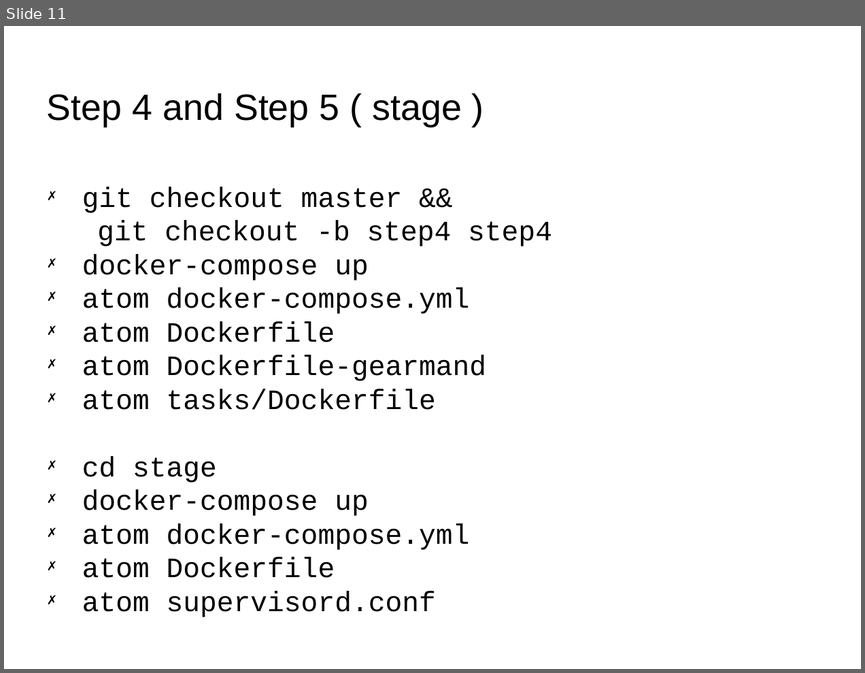
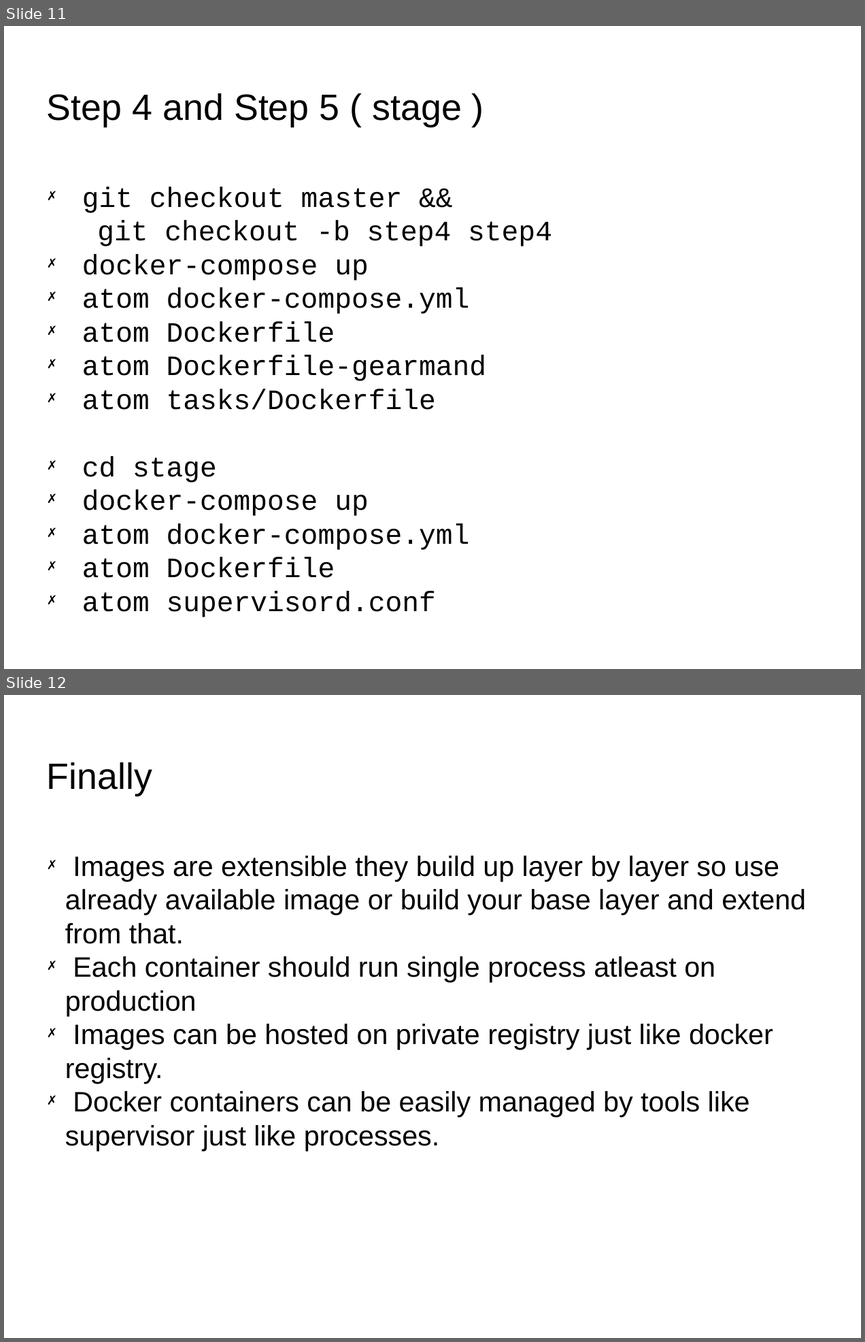
Before and after one commit to idwaker/lfdocker, a slide deck: slides.odp. Shown one above the other, each under a label of ours: slide 11 before the commit, slides 11 and 12 after it. The pictures are 865x673 and 865x1342 pixels, drawn with LibreOffice and Linux fonts; fonts in the diff are those of the drawing; background and template pictures are left out. Boxes give left, top, right and bottom in pixels: in the first picture for what was removed or moved away, otherwise in the second. Text is boxed around its words. In the diff, an @@ line names an element or a change of style, - is before the commit and + after.

```diff
--- a/slides.odp
+++ b/slides.odp
@@ slide 12 added at bbox=[4, 695, 861, 1338], background picture (left out) @@
@@ title added at bbox=[47, 762, 152, 796], 33.9 pt, text #000000 @@
+Finally
@@ subtitle added at bbox=[65, 855, 806, 1151], 26 pt, text #000000 @@
+✗ Images are extensible they build up layer by layer so use already available image or build your base layer and extend from that.
+✗ Each container should run single process atleast on production
+✗ Images can be hosted on private registry just like docker registry.
+✗ Docker containers can be easily managed by tools like supervisor just like processes.
```
Also in this commit, not shown: 1 slide removed.
